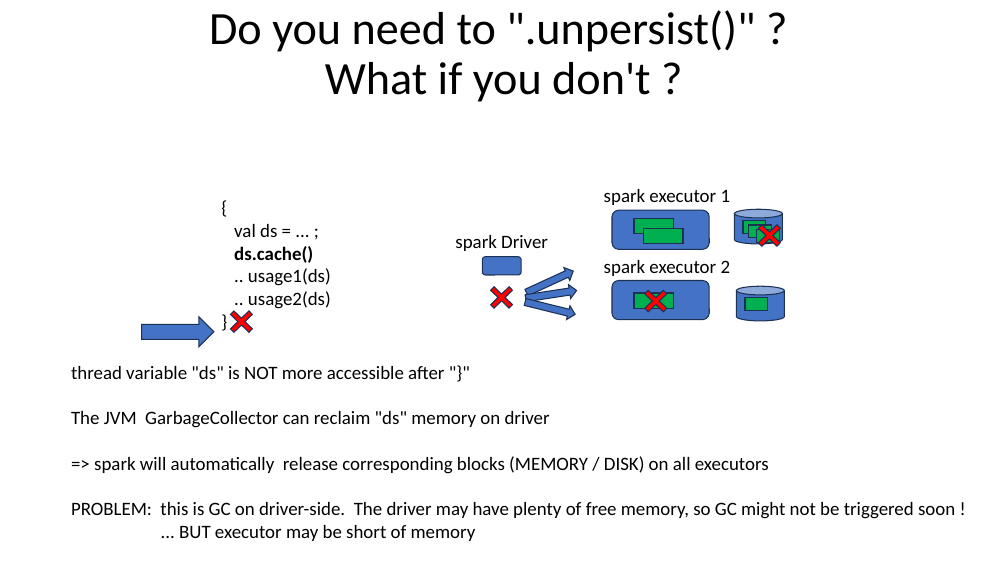
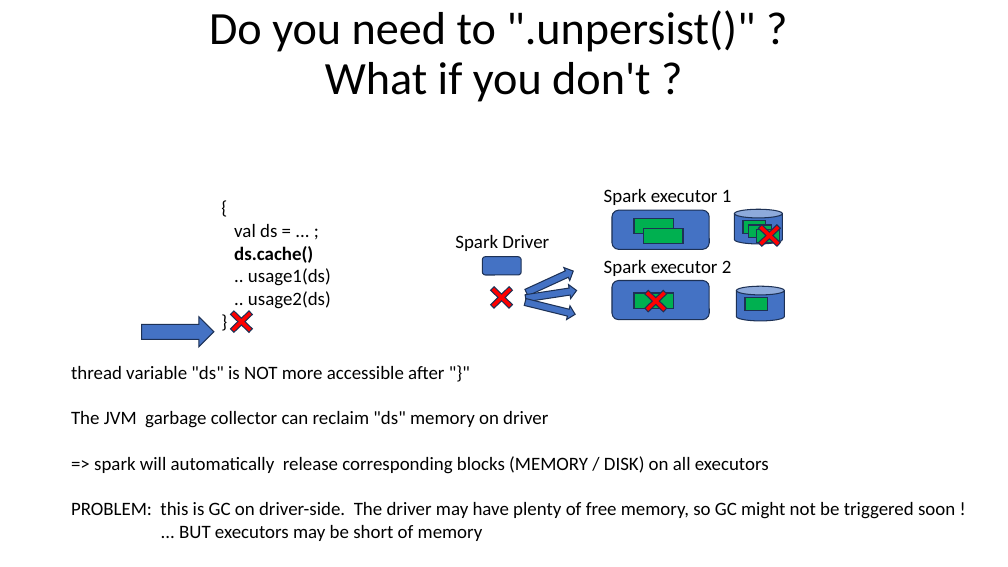
Before and after one commit to Arnaud-Nauwynck/presentations, a slide deck: slide 15 of pres-bigdata/13-dataset-lineage-eval-caching.pptx (slide 14 before the commit). Drawn at 1008x567 pixels with LibreOffice and Linux fonts; fonts in the diff are those of the drawing. Boxes give left, top, right and bottom in pixels: in the first picture for what was removed or moved away, otherwise in the second. Text is boxed around its words. In the diff, an @@ line names an element or a change of style, - is before the commit and + after.

```diff
--- a/pres-bigdata/13-dataset-lineage-eval-caching.pptx
+++ b/pres-bigdata/13-dataset-lineage-eval-caching.pptx
@@ text at <box>604,189,732,205</box>: text changed @@
-spark executor 1
+Spark executor 1
@@ text at <box>455,235,549,251</box>: text changed @@
-spark Driver
+Spark Driver
@@ text at <box>604,260,732,276</box>: text changed @@
-spark executor 2
+Spark executor 2
@@ text at <box>71,411,548,428</box>: text changed @@
-The JVM GarbageCollector can reclaim "ds" memory on driver
+The JVM garbage collector can reclaim "ds" memory on driver
@@ text at <box>179,525,483,541</box>: text changed @@
-... BUT executor may be short of memory
+... BUT executors may be short of memory
```
Also in this commit, not shown: 12 other slides changed, 10 slides added, 1 slide removed, 12 other files.
